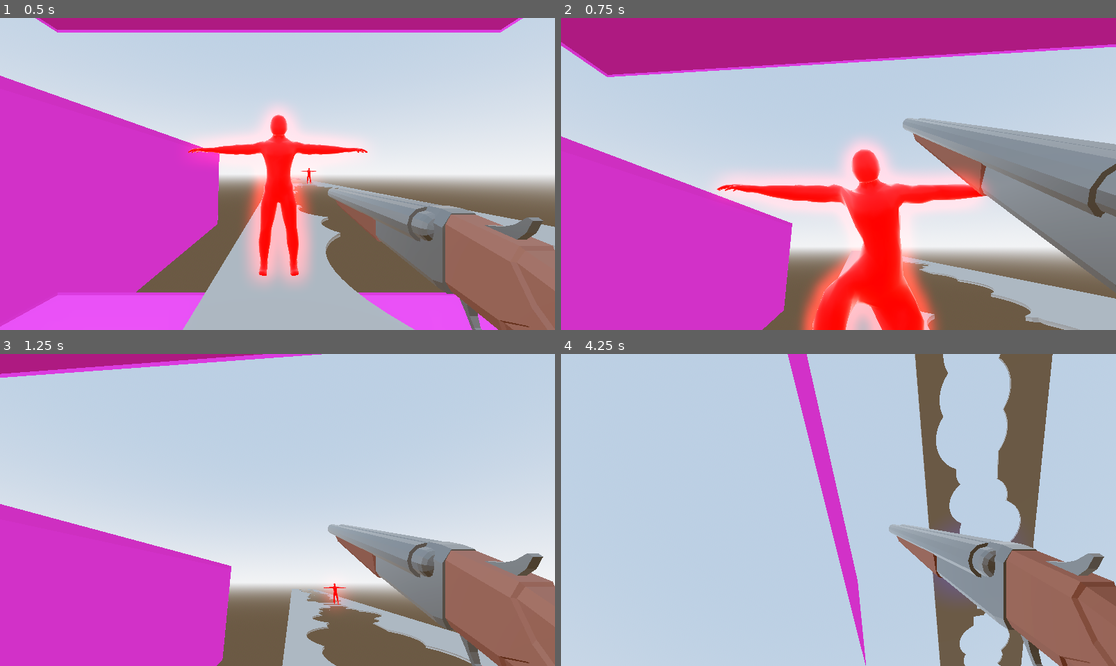
Above: before the commit, frames 1-4 (two rows, left to right).
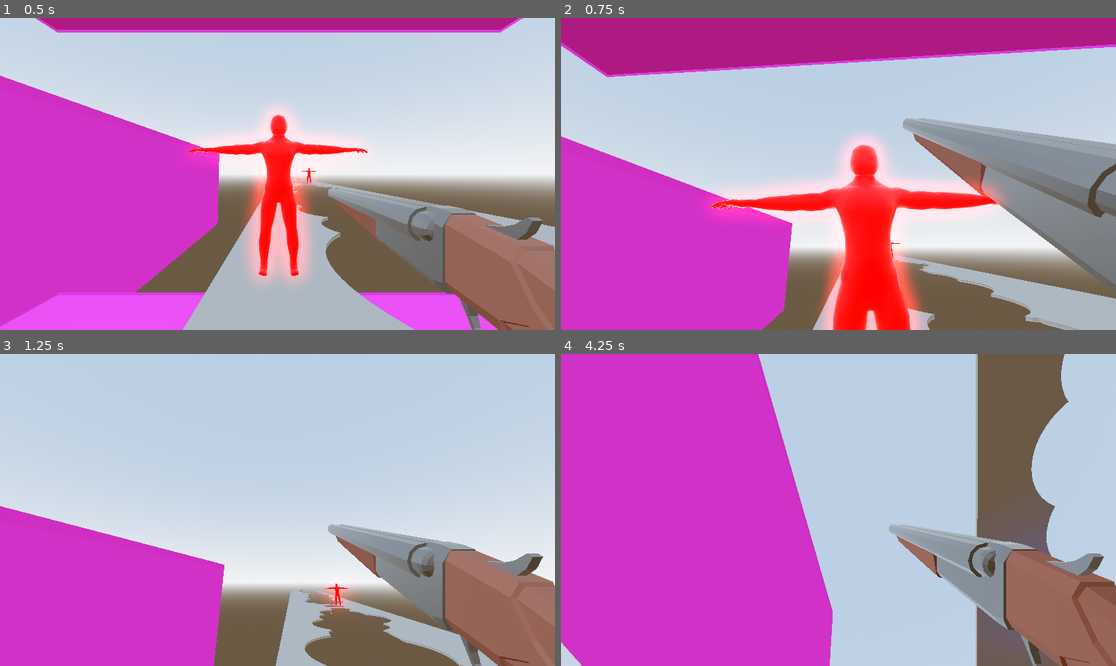
Above: after the commit, the same moments.

Repository: Games4Doritos/UWAGameJam2
Game: Godot game, scene res://Scenes/world.tscn
Two runs of this game, one before a commit and one after it. Both use one fixed random seed, a clock stepped at 60 frames per second and the inputs below. This scene is started directly instead of the project's main scene.
Inputs (mouse positions are in pixels of both pictures, inside the frame that each line leads up to):
- Up to frame 1 (0.5 s): no input
- Up to frame 2 (0.75 s): move the mouse to (832, 180) at 0.52 s; hold W (forward) from 0.53 s (still down); hold Shift (run) from 0.53 s (still down); click (832, 180) at 0.67 s
- Up to frame 3 (1.25 s): keep holding W (forward); keep holding Shift (run); tap Space (jump) at 0.77 s
- Up to frame 4 (4.25 s): move the mouse to (877, 513) at 1.27 s; release Shift (run) at 1.28 s; click (877, 513) at 1.35 s; tap Space (jump) at 1.52, 3.02, 3.77 s; move the mouse to (794, 506) at 2.02 s; hold Shift (run) 2.03-2.78 s; move the mouse to (844, 510) at 2.77 s; release W (forward) at 2.78 s; hold A (left) 2.78-3.53 s; click (844, 510) at 2.85 s; move the mouse to (816, 503) at 3.52 s; hold W (forward) from 3.53 s (still down); hold Shift (run) from 3.53 s (still down)

Frame 1 is identical in both runs. In frame 2, 8.9% of the frame differs, in the area x 26-81%, y 38-100%; in frame 3, 4.0%; in frame 4, 55%, in the area x 0-92%, y 0-100%.

Commit message:
fix: Invisible enemy
# Problem
Once the enemy has been killed you still can't walk through it.

#Solution
Deleting the static body inside the enemy once they were killed.

Diff:
--- a/Scenes/enemy.gd
+++ b/Scenes/enemy.gd
@@ -16,6 +16,7 @@
 func _on_area_3d_area_entered(area: Area3D) -> void:
 		if area.is_in_group("bullet"):
 			$RootNode/Skeleton3D/PhysicalBoneSimulator3D.physical_bones_start_simulation()
+			$StaticBody3D.queue_free()
 			$Timer.stop()
 			$AudioStreamPlayer3D.stop()
 
--- a/Scenes/enemy.tscn
+++ b/Scenes/enemy.tscn
@@ -419,11 +419,11 @@
 shape = SubResource("CapsuleShape3D_287tu")
 
 [node name="Physical Bone mixamorig_Neck" type="PhysicalBone3D" parent="RootNode/Skeleton3D/PhysicalBoneSimulator3D" index="4"]
-transform = Transform3D(-1, 9.3311095e-17, 1.459049e-16, -1.2246469e-16, 0.2147305, -0.97667336, -1.2246469e-16, -0.97667336, -0.2147305, 0.010082372, 2.2031326, -0.00603092)
+transform = Transform3D(-1, 9.3311095e-17, 1.459049e-16, -1.2246469e-16, 0.2147305, -0.97667336, -1.2246469e-16, -0.97667336, -0.2147305, 0.010082372, 2.2031326, -0.006041621)
 collision_layer = 2
 joint_type = 5
-joint_offset = Transform3D(1, 0, 0, 0, 1, 0, 0, 0, 1, 6.489954e-25, -0.0002459716, 0.043588184)
-body_offset = Transform3D(-1, 0, 1.4889251e-23, 0, 0.2147305, -0.97667336, 0, -0.97667336, -0.2147305, 0, 0.042624235, 0.009119479)
+joint_offset = Transform3D(1, 0, 0, 0, 1, 0, 0, 0, 1, 6.489612e-25, -0.0002564229, 0.04358589)
+body_offset = Transform3D(-1, 0, 1.4889251e-23, 0, 0.2147305, -0.97667336, 0, -0.97667336, -0.2147305, 0, 0.042624235, 0.009108778)
 bone_name = "mixamorig_Neck"
 joint_constraints/x/linear_limit_enabled = true
 joint_constraints/x/linear_limit_upper = 0.0
@@ -746,11 +746,11 @@
 shape = SubResource("CapsuleShape3D_ve8xs")
 
 [node name="Physical Bone mixamorig_LeftLeg" type="PhysicalBone3D" parent="RootNode/Skeleton3D/PhysicalBoneSimulator3D" index="13"]
-transform = Transform3D(-0.99771625, 7.552671e-05, -0.06754491, -0.06754473, 0.0013993803, 0.9977153, 0.00016987513, 0.9999991, -0.001391083, 0.24124718, 0.4102619, -0.0024627992)
+transform = Transform3D(-0.99771625, 7.586187e-05, -0.06754491, -0.06754473, 0.0013993804, 0.9977153, 0.00017020953, 0.9999991, -0.0013910603, 0.24124718, 0.4102619, -0.002460124)
 collision_layer = 2
 joint_type = 2
-joint_offset = Transform3D(1, 0, 0, 0, 1, 0, 0, 0, 1, 0.0021923834, -7.65542e-05, 0.31516793)
-body_offset = Transform3D(1, -5.333568e-06, -8.696426e-07, -8.8866983e-07, 3.3841934e-07, -1.0000001, 5.3335534e-06, 1.0000001, 3.3841934e-07, -0.0021921098, 0.31516796, 7.6435856e-05)
+joint_offset = Transform3D(1, 0, 0, 0, 1, 0, 0, 0, 1, 0.0021923834, -7.923731e-05, 0.31516793)
+body_offset = Transform3D(1, -5.667971e-06, -8.696388e-07, -8.8820457e-07, 3.610039e-07, -1.0000001, 5.6679564e-06, 1.0000001, 3.6112033e-07, -0.0021921098, 0.31516796, 7.911108e-05)
 bone_name = "mixamorig_LeftLeg"
 joint_constraints/swing_span = 45.0
 joint_constraints/twist_span = 0.0
@@ -838,11 +838,11 @@
 shape = SubResource("CapsuleShape3D_c1gwg")
 
 [node name="Physical Bone mixamorig_RightUpLeg" type="PhysicalBone3D" parent="RootNode/Skeleton3D/PhysicalBoneSimulator3D" index="15"]
-transform = Transform3D(-0.9965967, -2.376536e-06, 0.08243269, 0.08243263, -0.0012337533, 0.9965959, 9.9333156e-05, 0.9999992, 0.0012297503, -0.1724508, 1.0286975, -0.0035341387)
+transform = Transform3D(-0.9965967, -2.4604187e-06, 0.08243269, 0.08243263, -0.0012337533, 0.9965959, 9.9249555e-05, 0.9999992, 0.0012297572, -0.1724508, 1.0286975, -0.0035341387)
 collision_layer = 2
 joint_type = 2
-joint_offset = Transform3D(1, 0, 0, 0, 1, 0, 0, 0, 1, 6.6424676e-08, -6.274059e-08, 0.3051749)
-body_offset = Transform3D(0.9999998, 2.3676548e-06, -2.1766047e-07, -2.1899211e-07, 2.0535663e-07, -0.99999976, -2.367633e-06, 1, 2.0558946e-07, 0, 0.30517483, 0)
+joint_offset = Transform3D(1, 0, 0, 0, 1, 0, 0, 0, 1, 6.642448e-08, -6.483668e-08, 0.3051749)
+body_offset = Transform3D(0.9999998, 2.4512483e-06, -2.1765977e-07, -2.1888933e-07, 2.1222513e-07, -0.99999976, -2.4512337e-06, 1, 2.1245796e-07, 0, 0.30517483, 0)
 bone_name = "mixamorig_RightUpLeg"
 joint_constraints/swing_span = 45.0
 joint_constraints/twist_span = 0.0
